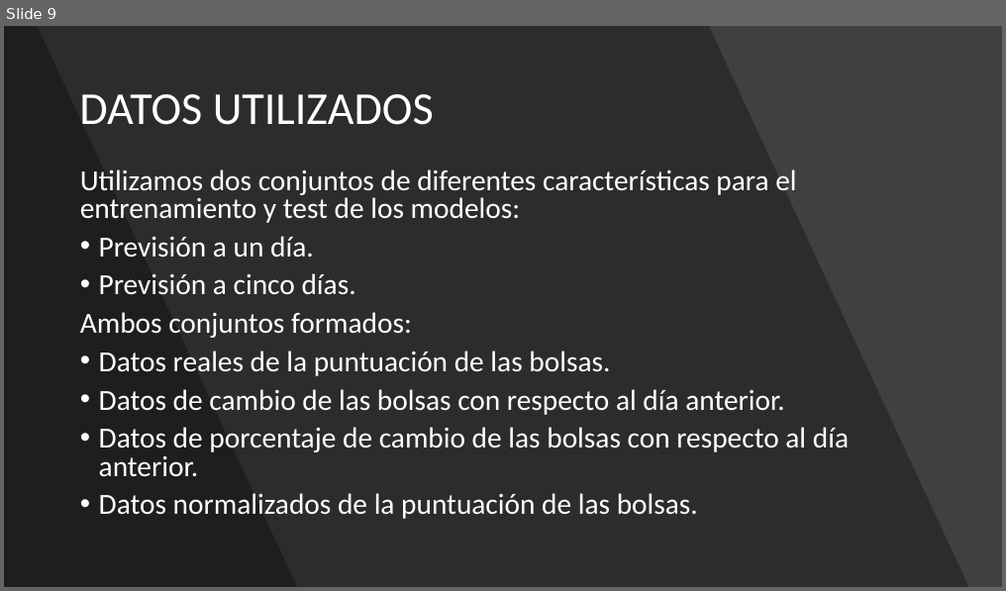
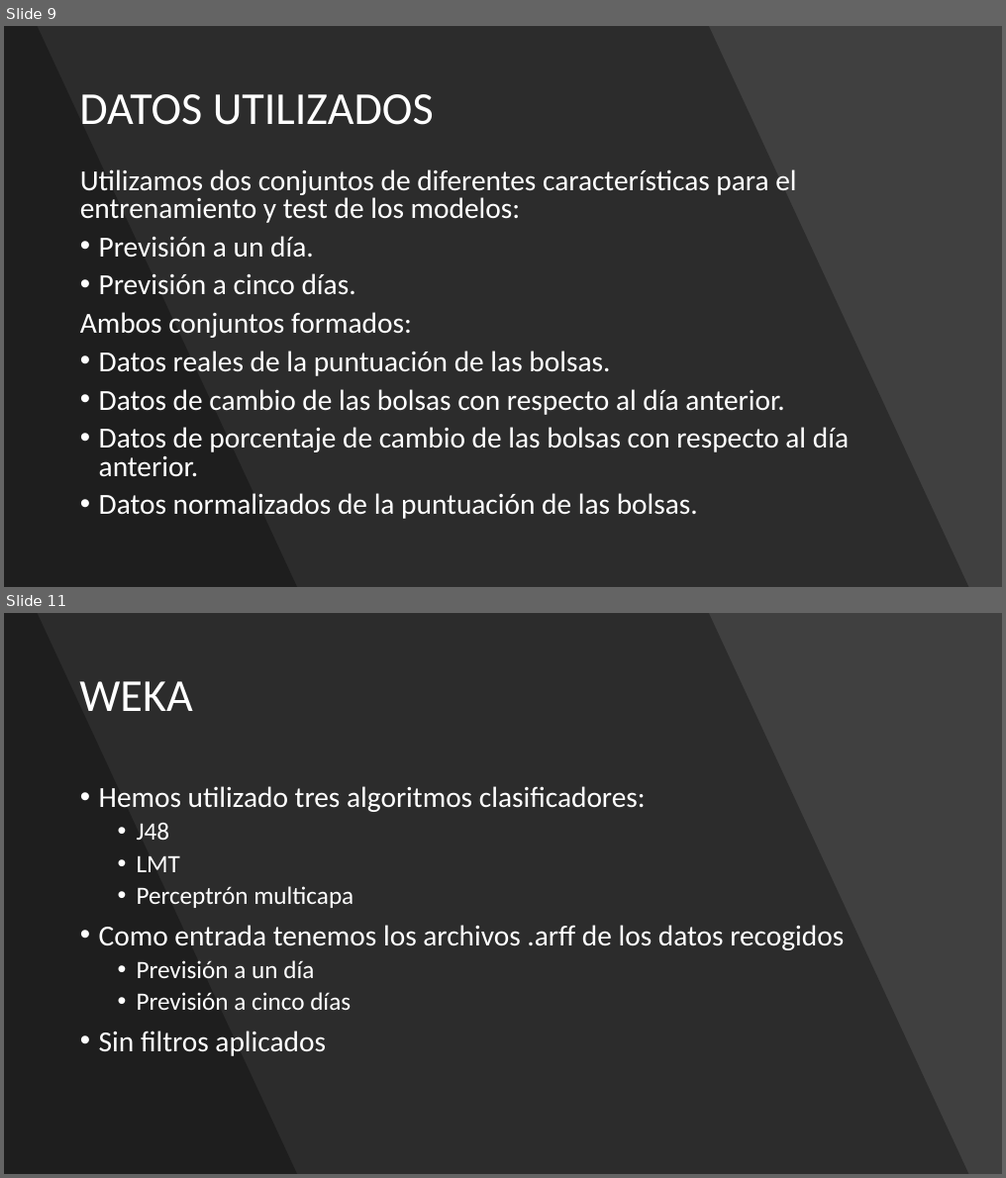
Before and after one commit to adrigrillo/IBEXPredictor, a slide deck: docs/PresentacionFinal.pptx. Shown one above the other, each under a label of ours: slide 9 before the commit, slides 9 and 11 after it; the slides between them are not shown. The pictures are 1006x591 and 1006x1178 pixels, drawn with LibreOffice and Linux fonts; fonts in the diff are those of the drawing. Boxes give left, top, right and bottom in pixels: in the first picture for what was removed or moved away, otherwise in the second. Text is boxed around its words. In the diff, an @@ line names an element or a change of style, - is before the commit and + after.

Commit message:
Añadida parte de Weka a la presentación final

```diff
--- a/docs/PresentacionFinal.pptx
+++ b/docs/PresentacionFinal.pptx
@@ slide 11 added at bbox=[4, 613, 1002, 1174], background #000000 @@
@@ rectangle added at bbox=[4, 613, 1002, 1174], fill #404040 @@
@@ freeform shape added at bbox=[4, 613, 969, 1174], fill #000000 at 30% opacity @@
@@ freeform shape added at bbox=[4, 613, 297, 1174], fill #000000 at 30% opacity @@
@@ title added at bbox=[79, 681, 192, 711], 44 pt, text #FFFFFF @@
+WEKA
@@ text added at bbox=[99, 786, 844, 1057], 28 pt, text #FFFFFF @@
+• Hemos utilizado tres algoritmos clasificadores:
+  • J48
+  • LMT
+  • Perceptrón multicapa
+• Como entrada tenemos los archivos .arff de los datos recogidos
+  • Previsión a un día
+  • Previsión a cinco días
+• Sin filtros aplicados
```
Also in this commit, not shown: 1 slide changed, 2 other slides added.
